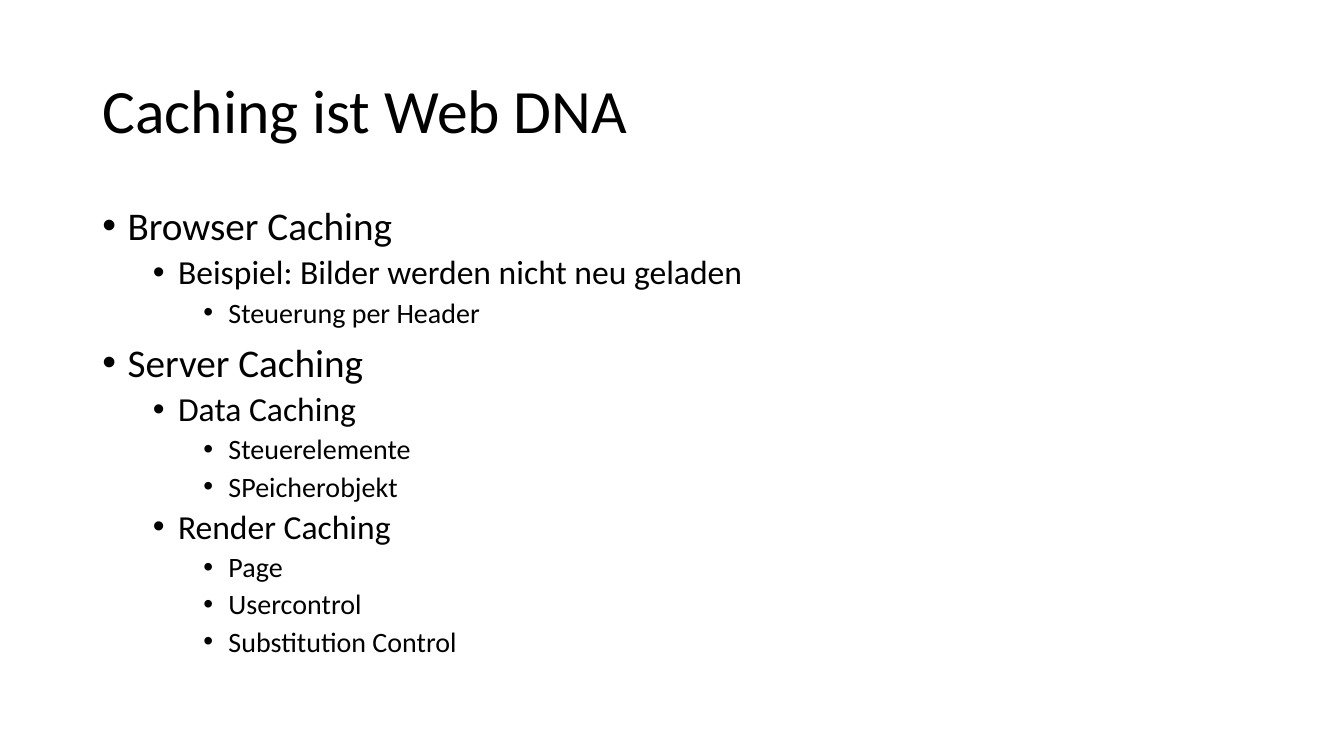
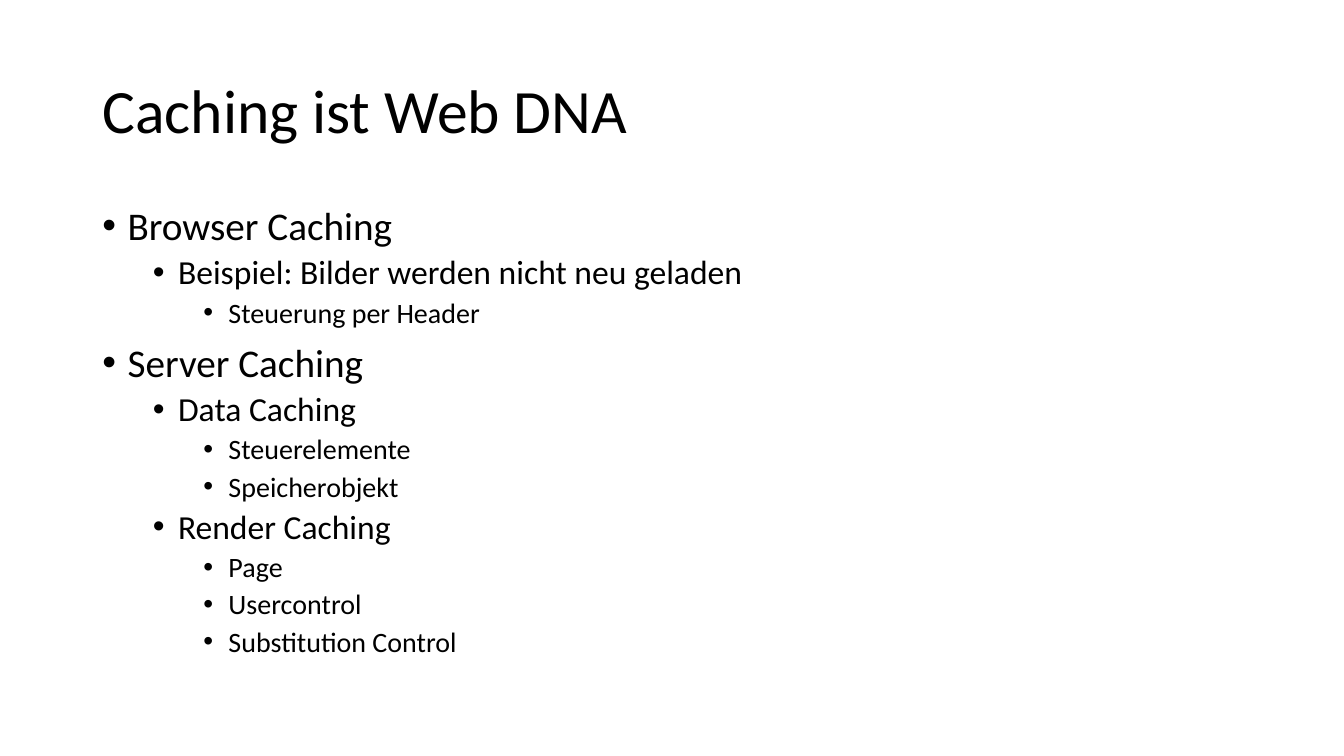
Before and after one commit to ppedvAG/WebformsKurs, a slide deck: slide 4 of 14Performance.pptx. Drawn at 1344x756 pixels with LibreOffice and Linux fonts; fonts in the diff are those of the drawing. Boxes give left, top, right and bottom in pixels: in the first picture for what was removed or moved away, otherwise in the second. Text is boxed around its words. In the diff, an @@ line names an element or a change of style, - is before the commit and + after.

```diff
--- a/14Performance.pptx
+++ b/14Performance.pptx
@@ text at <box>228,477,398,502</box>: text changed @@
-    • SPeicherobjekt
+    • Speicherobjekt
```
Also in this commit, not shown: 1 other slide changed, 4 other files.
